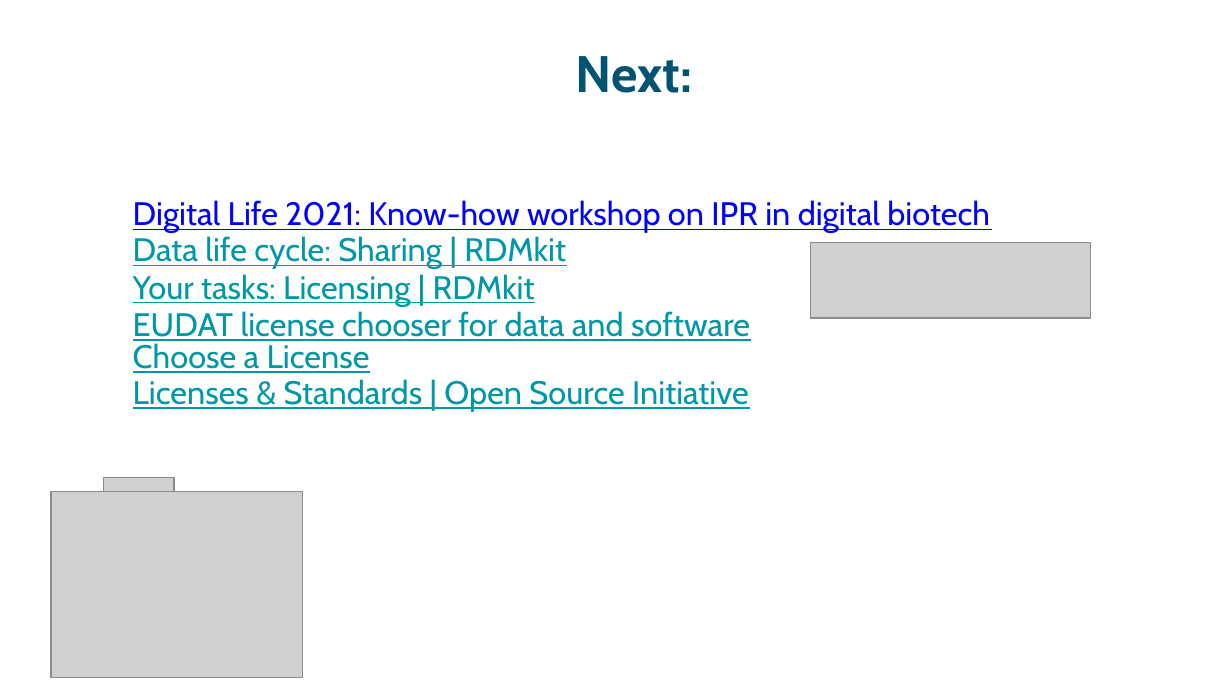
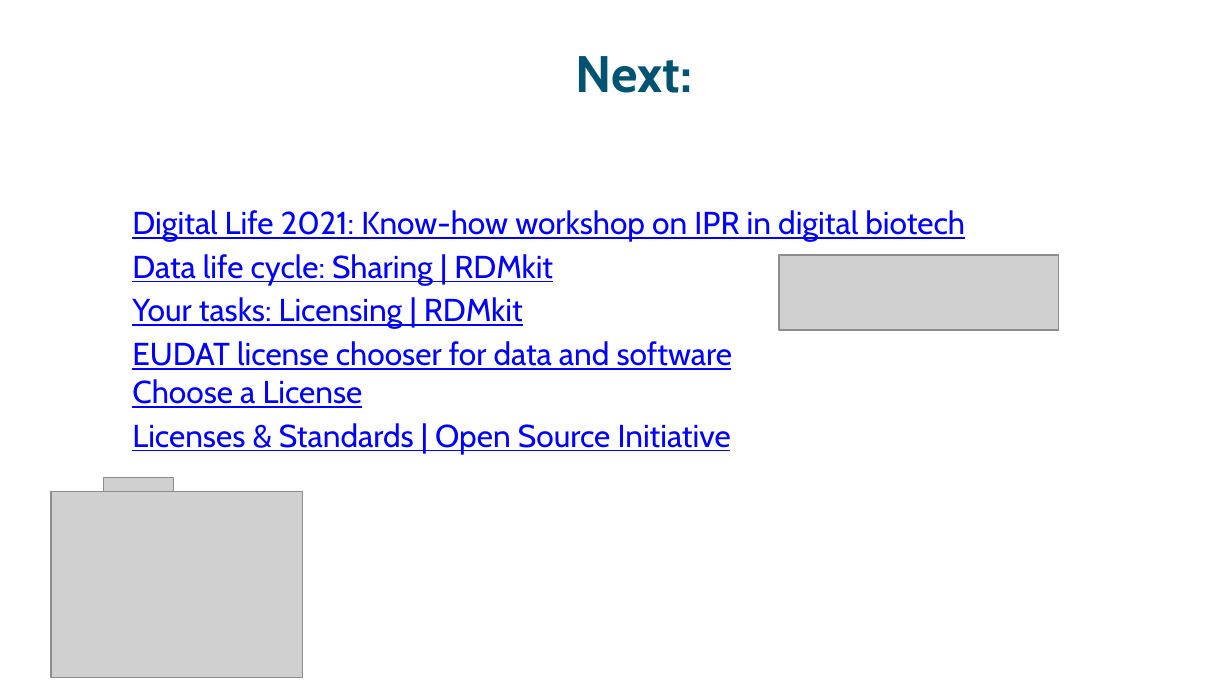
Before and after one commit to ELIXIR-Norway-Training/DMP-writing-workshop, a slide deck: slide 42 of 09_Licensing.odp (slide 40 before the commit). Drawn at 1232x693 pixels with LibreOffice and Linux fonts; fonts in the diff are those of the drawing; grey boxes stand for pictures. Boxes give left, top, right and bottom in pixels: in the first picture for what was removed or moved away, otherwise in the second. Text is boxed around its words. In the diff, an @@ line names an element or a change of style, - is before the commit and + after.

Commit message:
post workshop

```diff
--- a/09_Licensing.odp
+++ b/09_Licensing.odp
@@ text "Digital Life 2021: Know-how workshop ..." at bbox=[132, 210, 965, 454]: size 19.1 to 18.5 pt; text colour #0097A7 to #0000FF in "Data life cycle: Sharing | RDMkit", "Your tasks: Licensing | RDMkit", "EUDAT license chooser for data and software", "Choose a License" and 1 more places; line spacing 0.8 to 1; line spacing 0.95 to 1.15 @@
@@ picture: place and size @@
-picture at bbox=[811, 243, 1090, 318]
+picture at bbox=[779, 255, 1058, 330]
```
Also in this commit, not shown: 11 other slides changed, 5 slides added, 3 slides removed, 25 other files.
